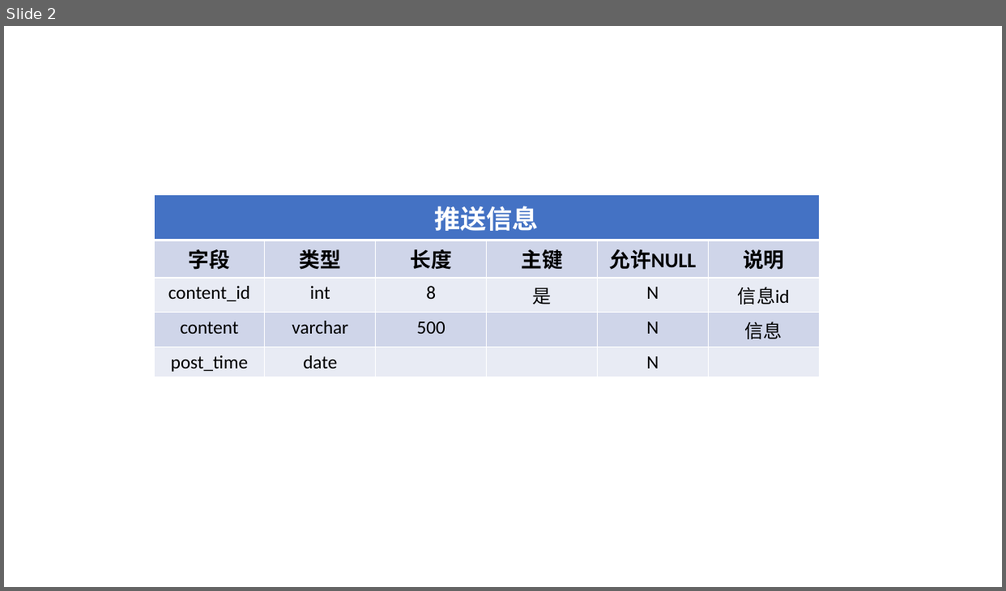
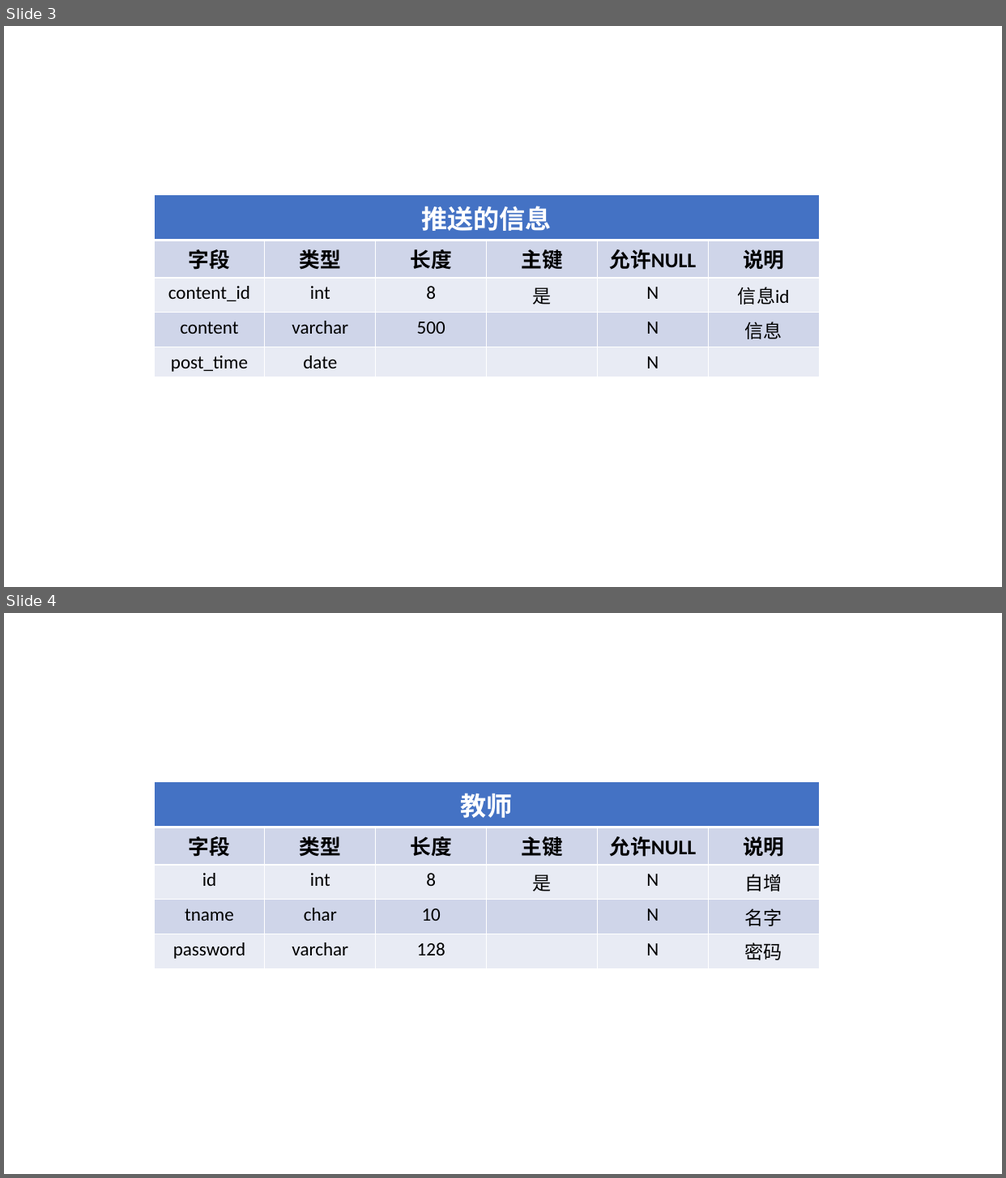
Before and after one commit to zeweidan/chicken_group_project, a slide deck: db/数据表.pptx. Shown one above the other, each under a label of ours: slide 2 before the commit, slides 3 and 4 after it. The pictures are 1006x591 and 1006x1178 pixels, drawn with LibreOffice and Linux fonts; fonts in the diff are those of the drawing. Boxes give left, top, right and bottom in pixels: in the first picture for what was removed or moved away, otherwise in the second. Text is boxed around its words. In the diff, an @@ line names an element or a change of style, - is before the commit and + after.

```diff
--- a/db/数据表.pptx
+++ b/db/数据表.pptx
@@ slide 4 added at bbox=[4, 613, 1002, 1174], background #FFFFFF @@
@@ table added at bbox=[154, 782, 819, 964], 5 rows, 6 columns @@
+教师 |  |  |  |  | 
+字段 | 类型 | 长度 | 主键 | 允许NULL | 说明
+id | int | 8 | 是 | N | 自增
+tname | char | 10 |  | N | 名字
+password | varchar | 128 |  | N | 密码
@@ what was slide 2 is now slide 3 @@
@@ slide 3 changed as well @@
@@ table at bbox=[154, 195, 819, 375] @@
-row 1, column 1: 推送信息
+row 1, column 1: 推送的信息
```
Also in this commit, not shown: 1 other slide changed, 1 other slide added, 1 other file.
